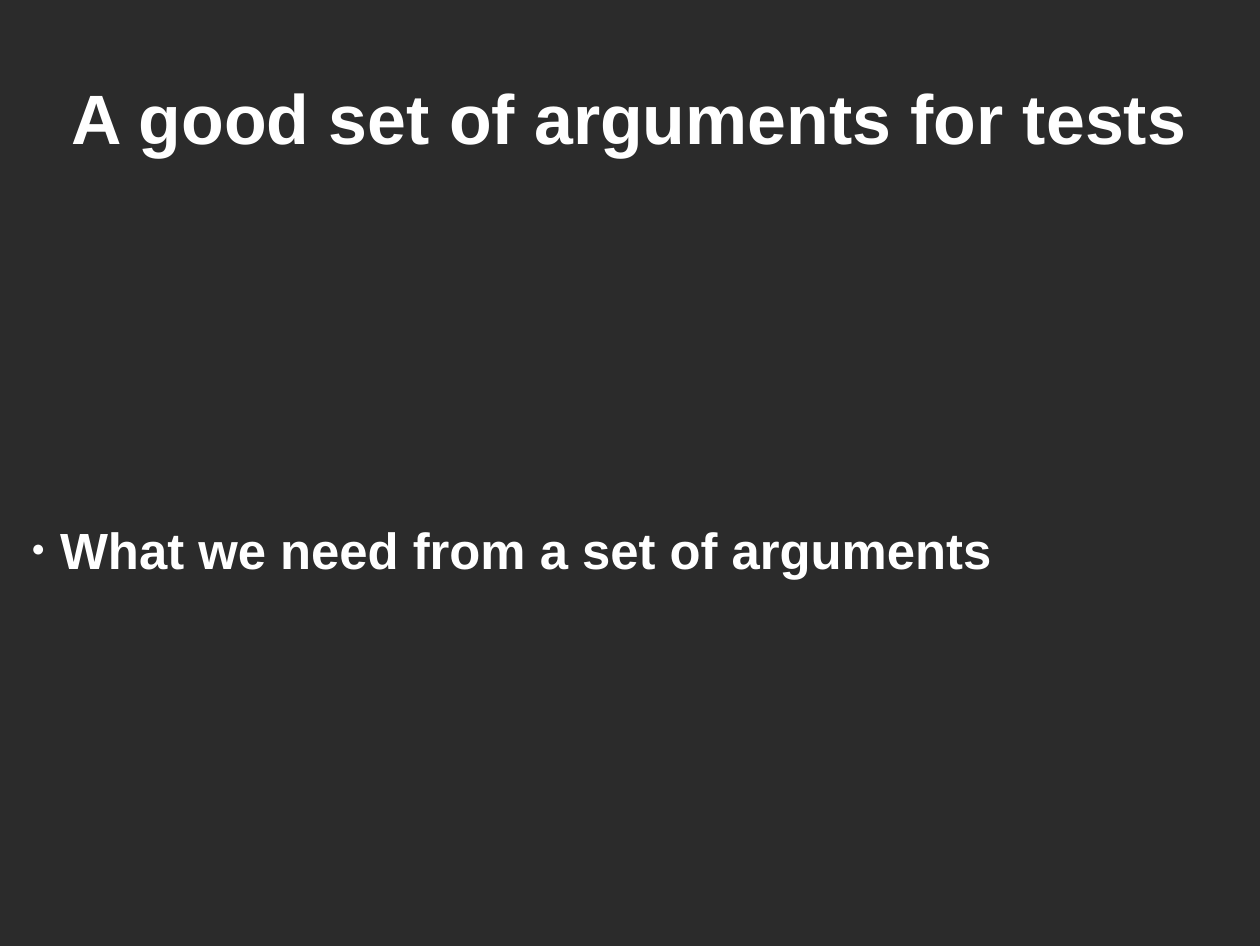
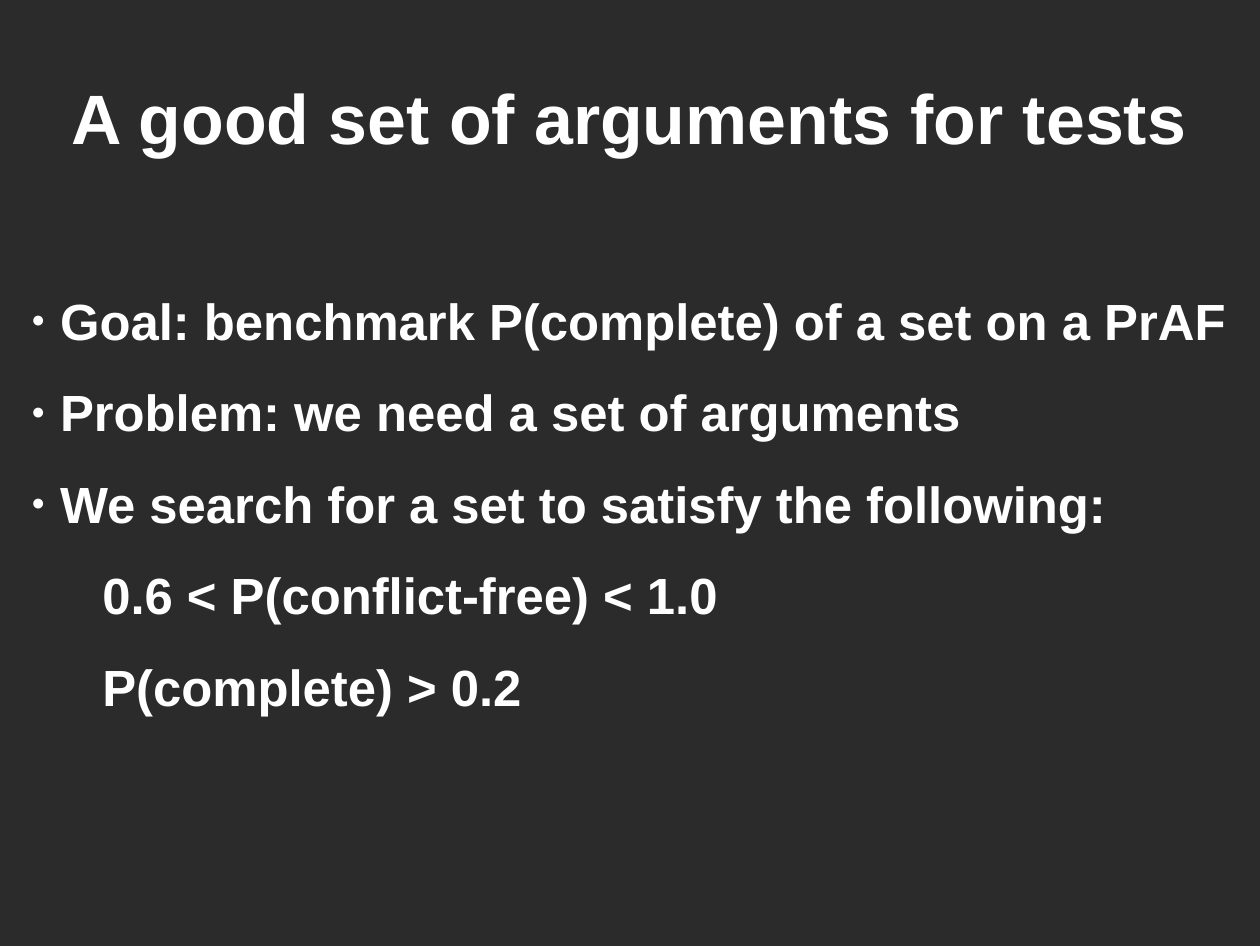
Before and after one commit to lethalman/thesis, a slide deck: slide 18 of doc/summary.odp (slide 19 before the commit). Drawn at 1260x946 pixels with LibreOffice and Linux fonts; fonts in the diff are those of the drawing; background and template pictures are left out; a plain dark background stands for a picture behind light text. Boxes give left, top, right and bottom in pixels: in the first picture for what was removed or moved away, otherwise in the second. Text is boxed around its words. In the diff, an @@ line names an element or a change of style, - is before the commit and + after.

```diff
--- a/doc/summary.odp
+++ b/doc/summary.odp
@@ subtitle at [60, 303, 1225, 716]: text changed @@
-● What we need from a set of arguments
+● Goal: benchmark P(complete) of a set on a PrAF
+● Problem: we need a set of arguments
+● We search for a set to satisfy the following:
+0.6 < P(conflict-free) < 1.0
+P(complete) > 0.2
```
Also in this commit, not shown: 7 other slides changed, 5 slides added, 7 slides removed, 1 other file.
